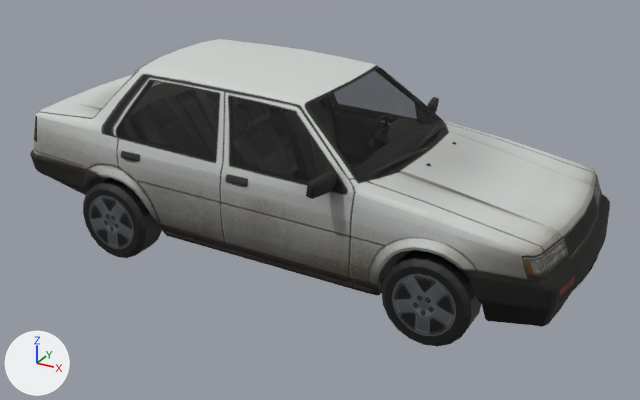
One commit to the glTF model front/public/models/carro-corolla.glb: the scene before it, then after it.
Camera for both pictures: a 50 mm lens placed at (3.13, -5.53, 3.2), pointed at (0.13, -0.07, 0.47). Arrows for +X, +Y and +Z are at lower left; the lights stay in place. The older version comes first. Where no turn or scale is listed for an object, it has been applied to the vertices.

In view in the first picture: 'car_Default Material_0', 'car_Mat.2_0', 'car_Mat_0', 'roda_frente_a', 'roda_tras_a'.
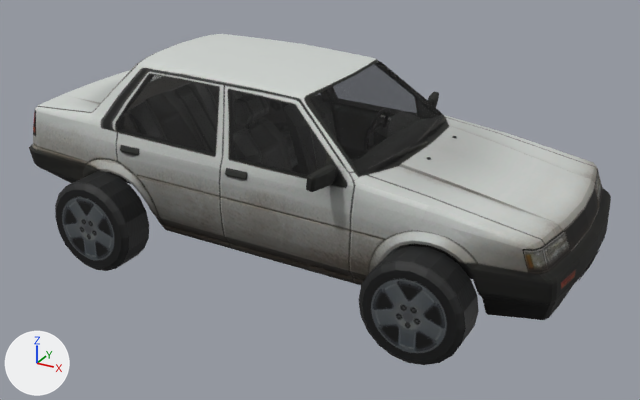
ob_carro is not drawn itself; it is the parent of ob_sketchfab_model.
ob_direcao_tras_a is not drawn itself; it is the parent of ob_roda_tras_a.
ob_direcao_frente_a is not drawn itself; it is the parent of ob_roda_frente_a.

Changed parts and their boxes [x1, y1, x2, y2] in the pictures (640 x 400 px):
'car_Default Material_0', moved
    before: [30, 39, 610, 327]
    after: [29, 34, 611, 320]
'car_Mat_0', moved
    before: [117, 67, 442, 184]
    after: [116, 61, 442, 177]
'roda_frente_a', moved, rescaled (20% wider, 24% taller)
    before: [381, 250, 481, 346]
    after: [359, 246, 479, 365]
'roda_tras_a', moved, rescaled (19% wider, 23% taller)
    before: [83, 178, 162, 258]
    after: [55, 172, 149, 271]
'car_Mat.2_0', moved (mostly hidden)
    before: [375, 69, 442, 132]
    after: [370, 62, 439, 131]

The change, as a list of edits to the scene's bpy script:
```text
Change ob_carro:
    ob_carro.location: (0.00663, -0.000946, 0.00589) -> (0.00663, -0.00293, 0.0528)
Change ob_direcao_tras_a:
    ob_direcao_tras_a.location: (-14.7, 0.00724, -0.146) -> (-16.9, 0.00724, -0.146)
Change ob_roda_tras_a:
    ob_roda_tras_a.scale: (1.0, 1.0, 1.0) -> (1.15, 1.15, 1.15)
Change ob_direcao_frente_a:
    ob_direcao_frente_a.location: (-14.7, -24.23, -0.146) -> (-16.9, -24.23, -0.146)
Change ob_roda_frente_a:
    ob_roda_frente_a.scale: (1.0, 1.0, 1.0) -> (1.15, 1.15, 1.15)
Change ob_car_mat_2_0:
    ob_car_mat_2_0.location: (-0.267, -0.012, 0.006) -> (-0.267, -0.014, 0.053)
Change ob_car_default_material_0:
    ob_car_default_material_0.location: (-0.267, -0.012, 0.006) -> (-0.267, -0.014, 0.053)
Change ob_car_mat_0:
    ob_car_mat_0.location: (-0.267, -0.012, 0.006) -> (-0.267, -0.014, 0.053)
```
